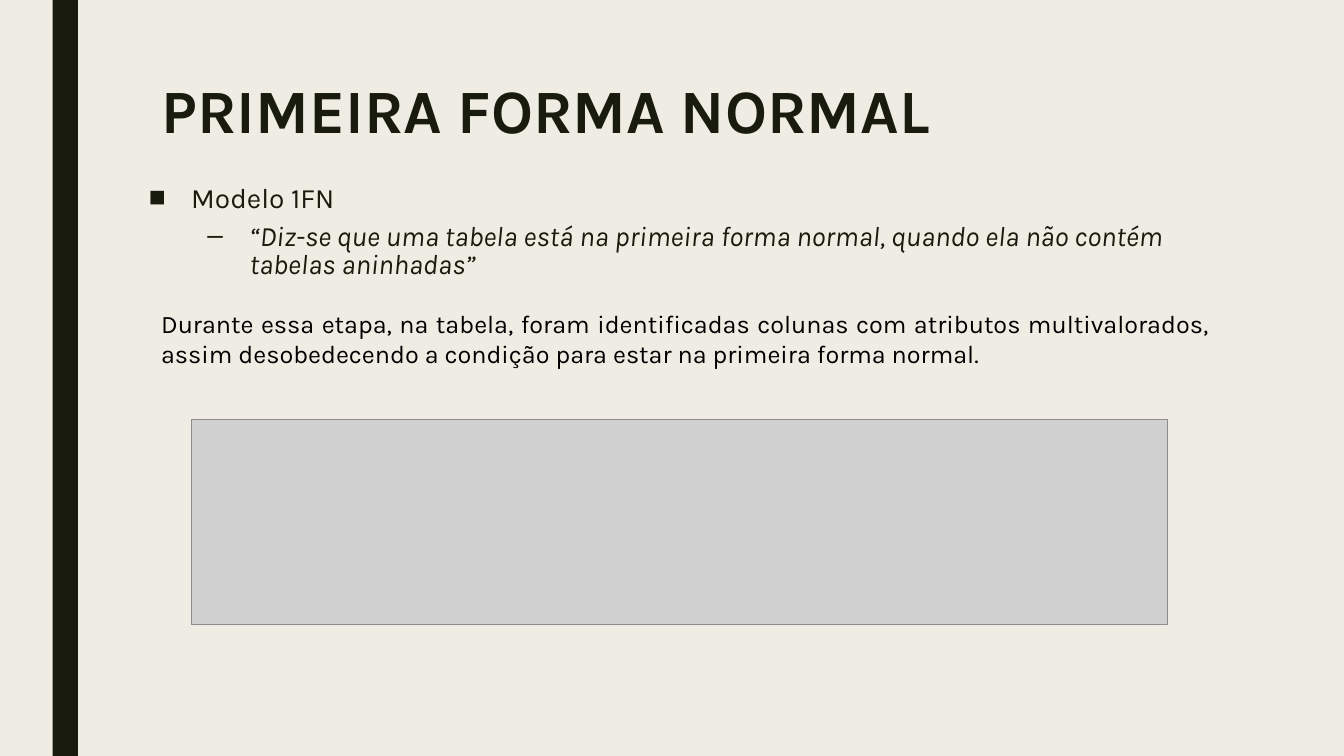
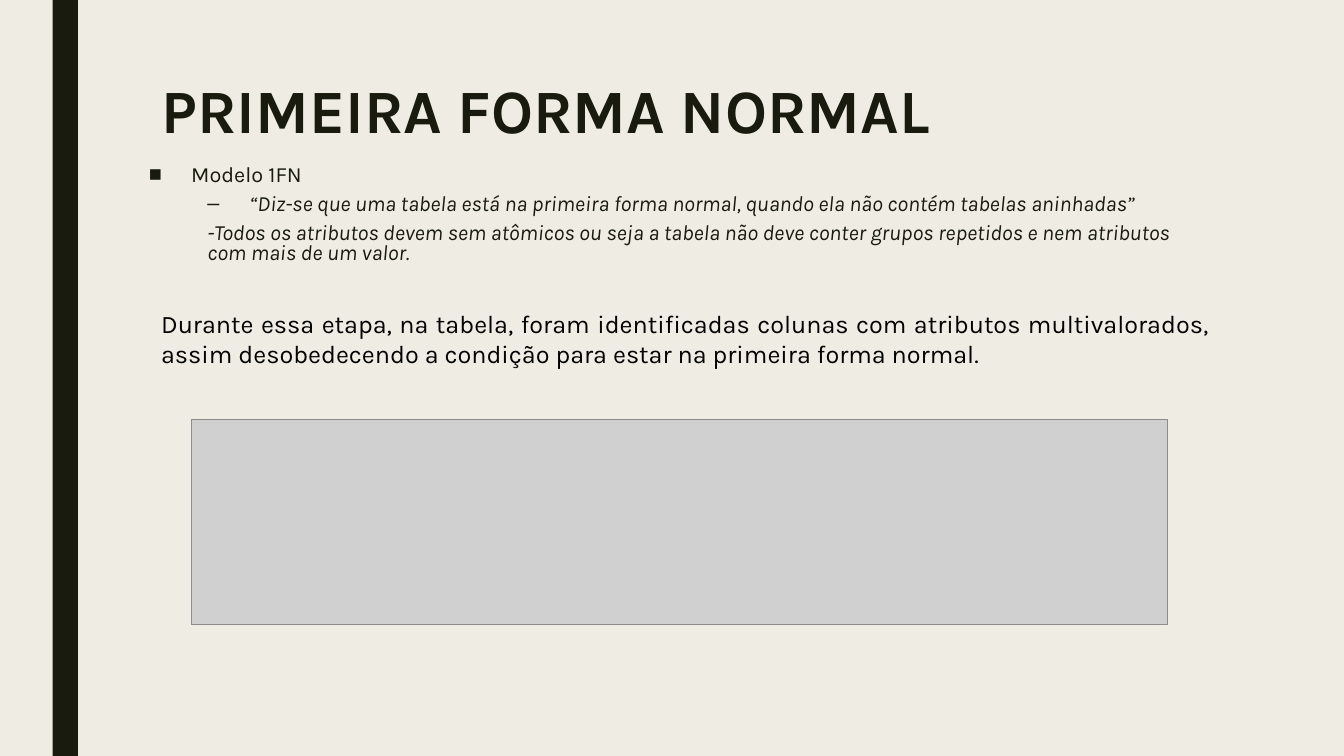
Before and after one commit to ggpereira/Fundamentos-de-BD, a slide deck: slide 4 of Apresentação/Trabalho prático fundamentos de banco de dados 2018.pptx. Drawn at 1344x756 pixels with LibreOffice and Linux fonts; fonts in the diff are those of the drawing; grey boxes stand for pictures. Boxes give left, top, right and bottom in pixels: in the first picture for what was removed or moved away, otherwise in the second. Text is boxed around its words. In the diff, an @@ line names an element or a change of style, - is before the commit and + after.

Commit message:
formas normais, falta arrumar slide

```diff
--- a/Apresentação/Trabalho prático fundamentos de banco de dados 2018.pptx
+++ b/Apresentação/Trabalho prático fundamentos de banco de dados 2018.pptx
@@ text "Modelo 1FN": place and size @@
-text "Modelo 1FN" at bbox=[191, 189, 1162, 275]
+text "Modelo 1FN" at bbox=[191, 167, 1170, 261]
@@ text at bbox=[191, 167, 1135, 216]: size 20 to 15.5 pt in "Modelo 1FN", "“Diz-se que uma tabela está na primeira ..."; line spacing 0.84 to 0.74 @@
@@ text at bbox=[207, 224, 1170, 261]: paragraph added @@
+  -Todos os atributos devem sem atômicos ou seja a tabela não deve conter grupos repetidos e nem atributos com mais de um valor.
```
Also in this commit, not shown: 1 other slide changed, 3 slides added, 6 other files.
